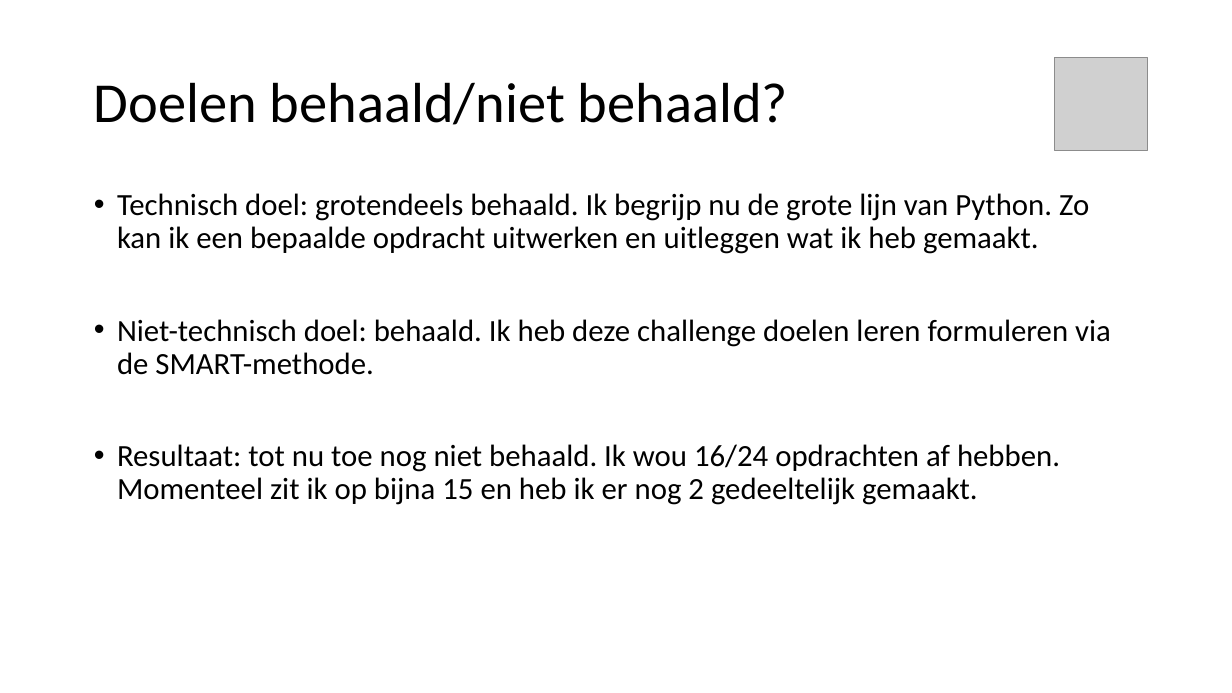
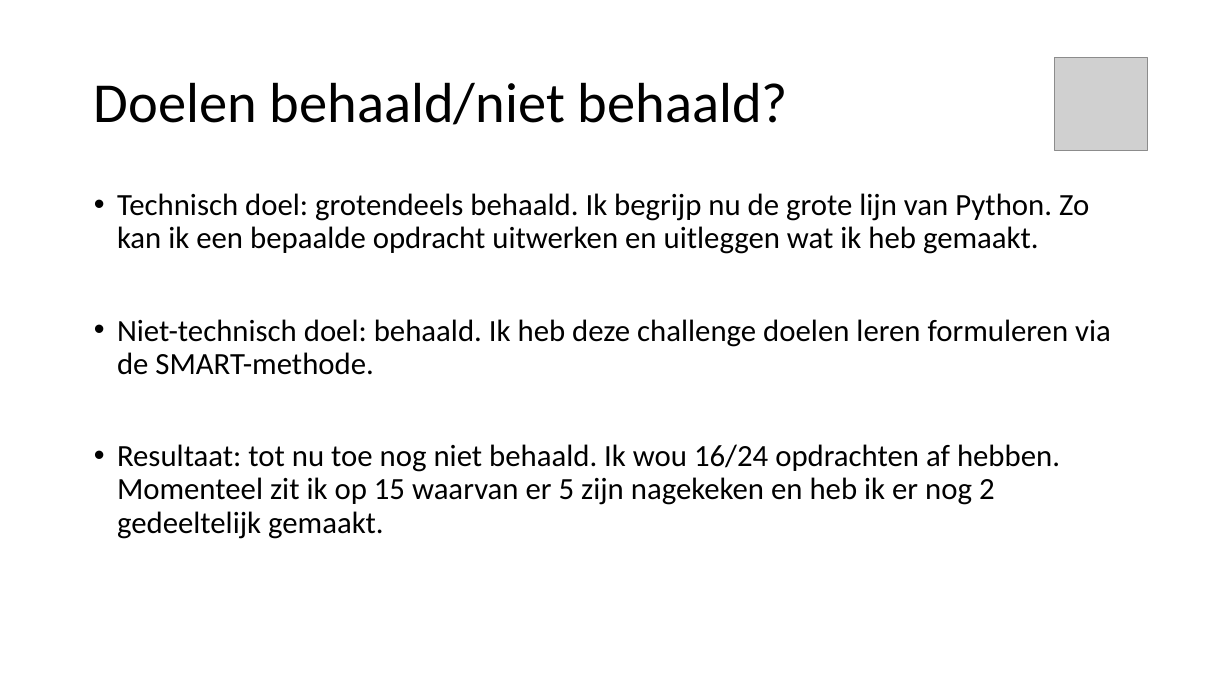
Before and after one commit to KM-Vista/Challenge4, a slide deck: slide 6 of Presentatie.pptx. Drawn at 1232x693 pixels with LibreOffice and Linux fonts; fonts in the diff are those of the drawing; grey boxes stand for pictures. Boxes give left, top, right and bottom in pixels: in the first picture for what was removed or moved away, otherwise in the second. Text is boxed around its words. In the diff, an @@ line names an element or a change of style, - is before the commit and + after.

```diff
--- a/Presentatie.pptx
+++ b/Presentatie.pptx
@@ text at <box>117,444,1060,539</box>: text changed @@
-• Resultaat: tot nu toe nog niet behaald. Ik wou 16/24 opdrachten af hebben. Momenteel zit ik op bijna 15 en heb ik er nog 2 gedeeltelijk gemaakt.
+• Resultaat: tot nu toe nog niet behaald. Ik wou 16/24 opdrachten af hebben. Momenteel zit ik op 15 waarvan er 5 zijn nagekeken en heb ik er nog 2 gedeeltelijk gemaakt.
```
Also in this commit, not shown: 1 other file.
